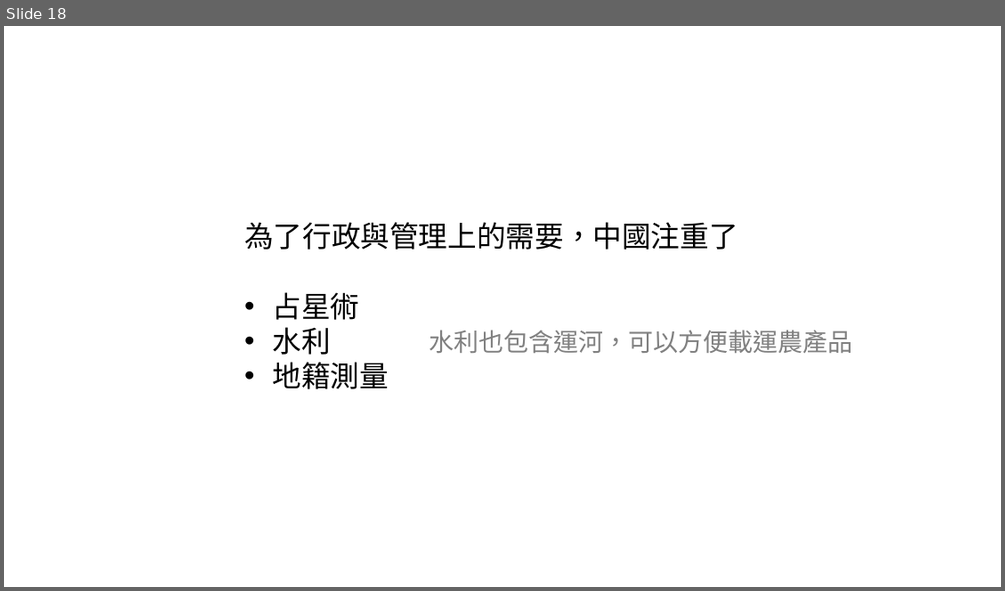
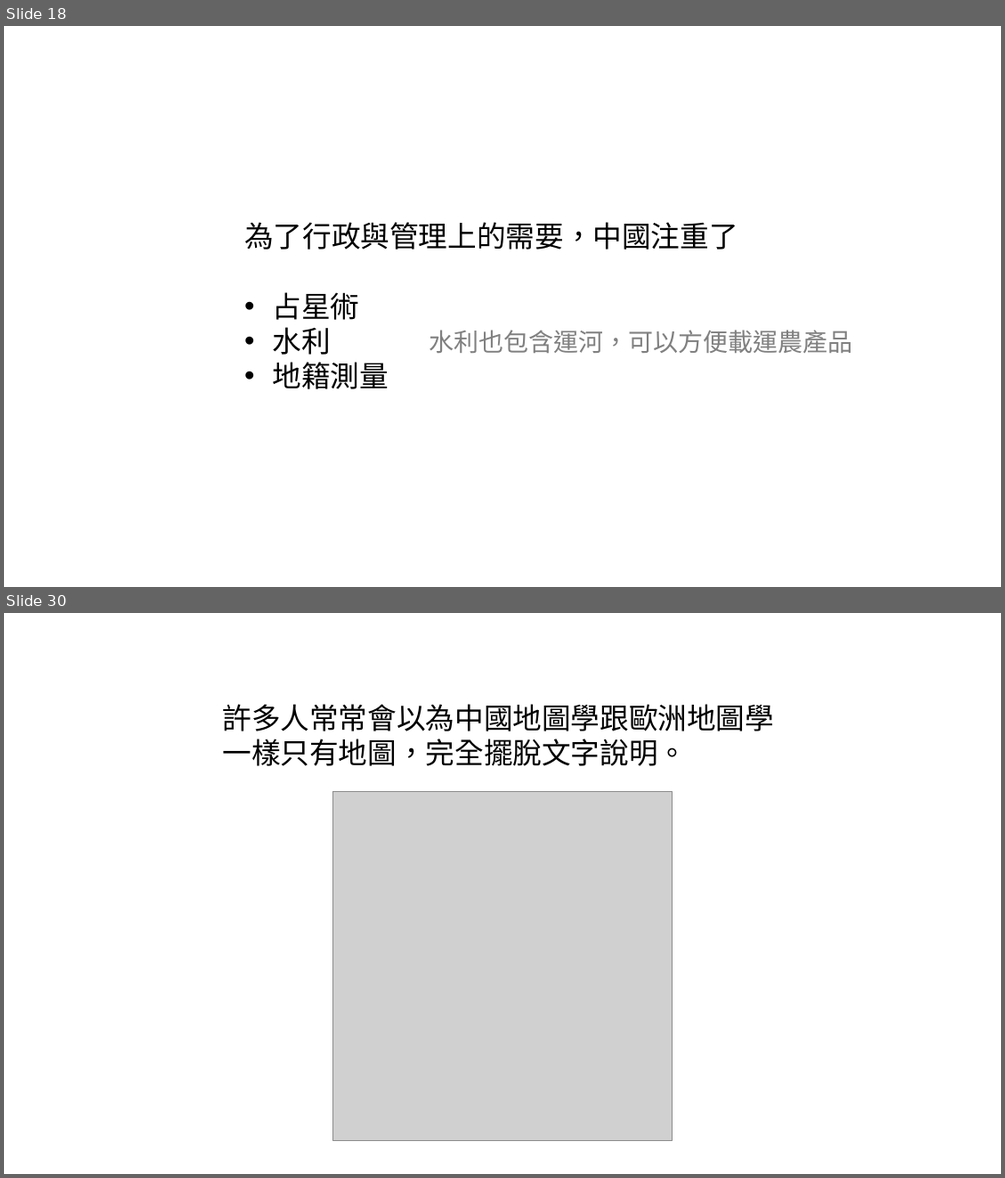
Before and after one commit to LittleD3092/My-Vault, a slide deck: 地圖/大地的量度.pptx. Shown one above the other, each under a label of ours: slide 18 before the commit, slides 18 and 30 after it; the slides between them are not shown. The pictures are 1005x591 and 1005x1178 pixels, drawn with LibreOffice and Linux fonts; fonts in the diff are those of the drawing; grey boxes stand for pictures. Boxes give left, top, right and bottom in pixels: in the first picture for what was removed or moved away, otherwise in the second. Text is boxed around its words. In the diff, an @@ line names an element or a change of style, - is before the commit and + after.

```diff
--- a/地圖/大地的量度.pptx
+++ b/地圖/大地的量度.pptx
@@ slide 30 added at box(4, 613, 1001, 1174), background #FFFFFF @@
@@ text added at box(222, 704, 774, 766), 28 pt, text #000000 @@
+許多人常常會以為中國地圖學跟歐洲地圖學一樣只有地圖，完全擺脫文字說明。
@@ picture added at box(333, 792, 672, 1140) @@
```
Also in this commit, not shown: 2 slides changed, 99 other slides added.
